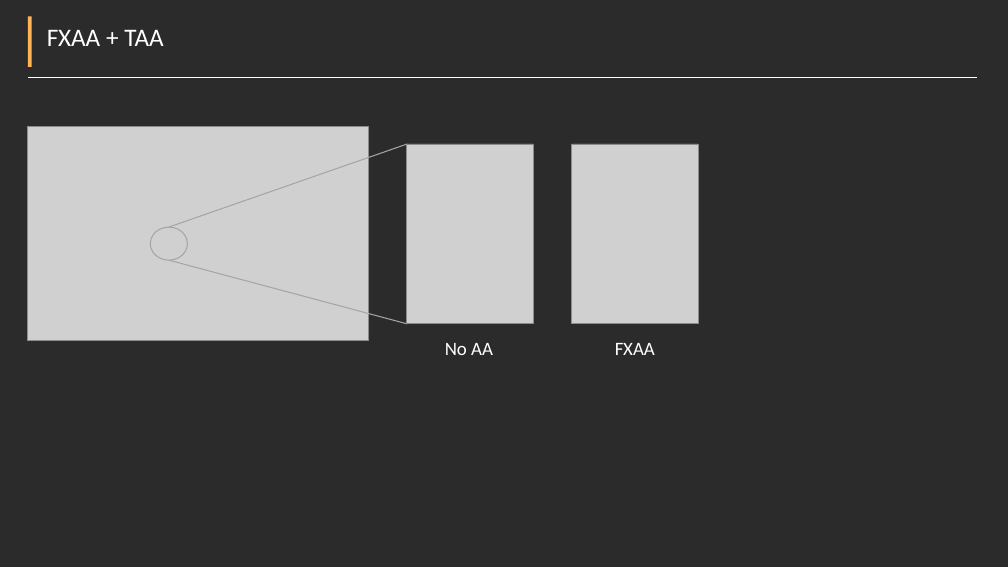
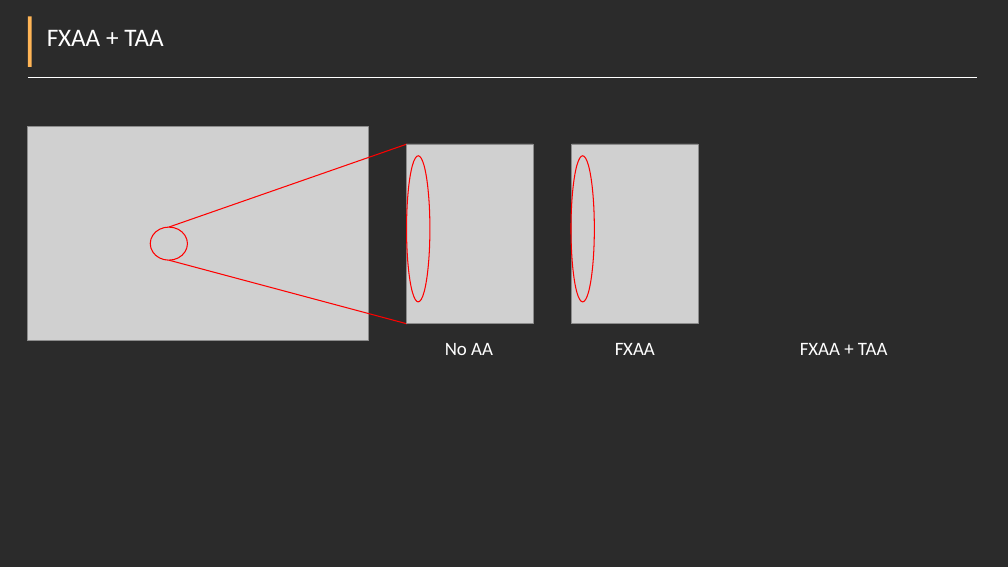
Before and after one commit to Pikachuxxxx/Razix, a slide deck: slide 9 of Docs/Features overview.pptx. Drawn at 1008x567 pixels with LibreOffice and Linux fonts; fonts in the diff are those of the drawing; grey boxes stand for pictures; background and template pictures are left out; a plain dark background stands for a picture behind light text. Boxes give left, top, right and bottom in pixels: in the first picture for what was removed or moved away, otherwise in the second. Text is boxed around its words. In the diff, an @@ line names an element or a change of style, - is before the commit and + after.

```diff
--- a/Docs/Features overview.pptx
+++ b/Docs/Features overview.pptx
@@ line (169, 227) - (408, 144): stroke #A5A5A5 1 pt to #FF0000 1 pt @@
@@ ellipse added at (x1=407, y1=156, x2=430, y2=302), outline #FF0000 1 pt @@
@@ ellipse added at (x1=571, y1=156, x2=594, y2=302), outline #FF0000 1 pt @@
@@ ellipse at (x1=150, y1=227, x2=188, y2=260): outline #A5A5A5 1 pt to #FF0000 1 pt @@
@@ line (169, 260) - (408, 324): stroke #A5A5A5 1 pt to #FF0000 1 pt @@
@@ text added at (x1=800, y1=343, x2=888, y2=355), 18 pt, text #FFFFFF @@
+FXAA + TAA
```
Also in this commit, not shown: 1 other slide changed, 3 other files.
